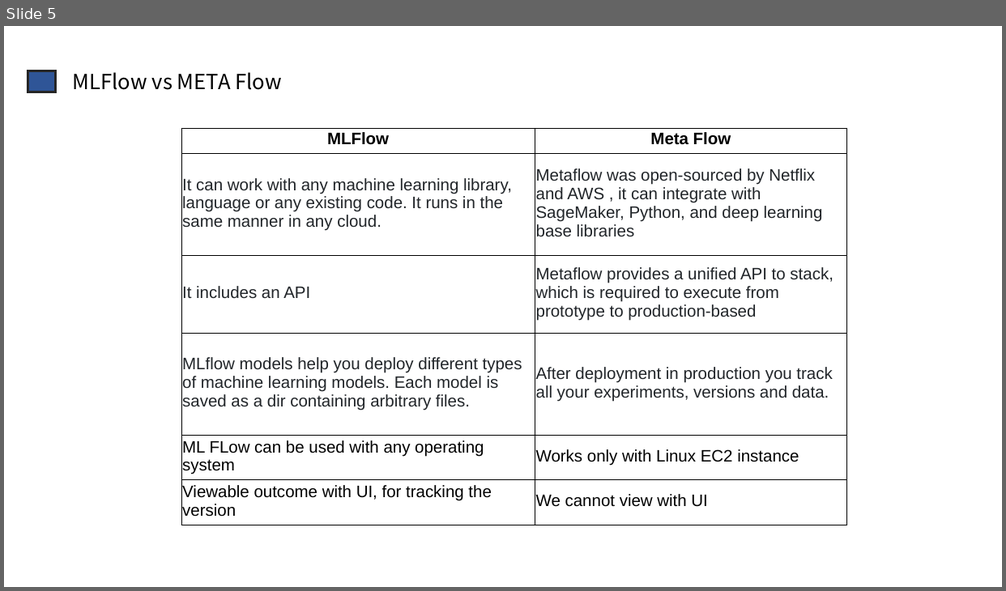
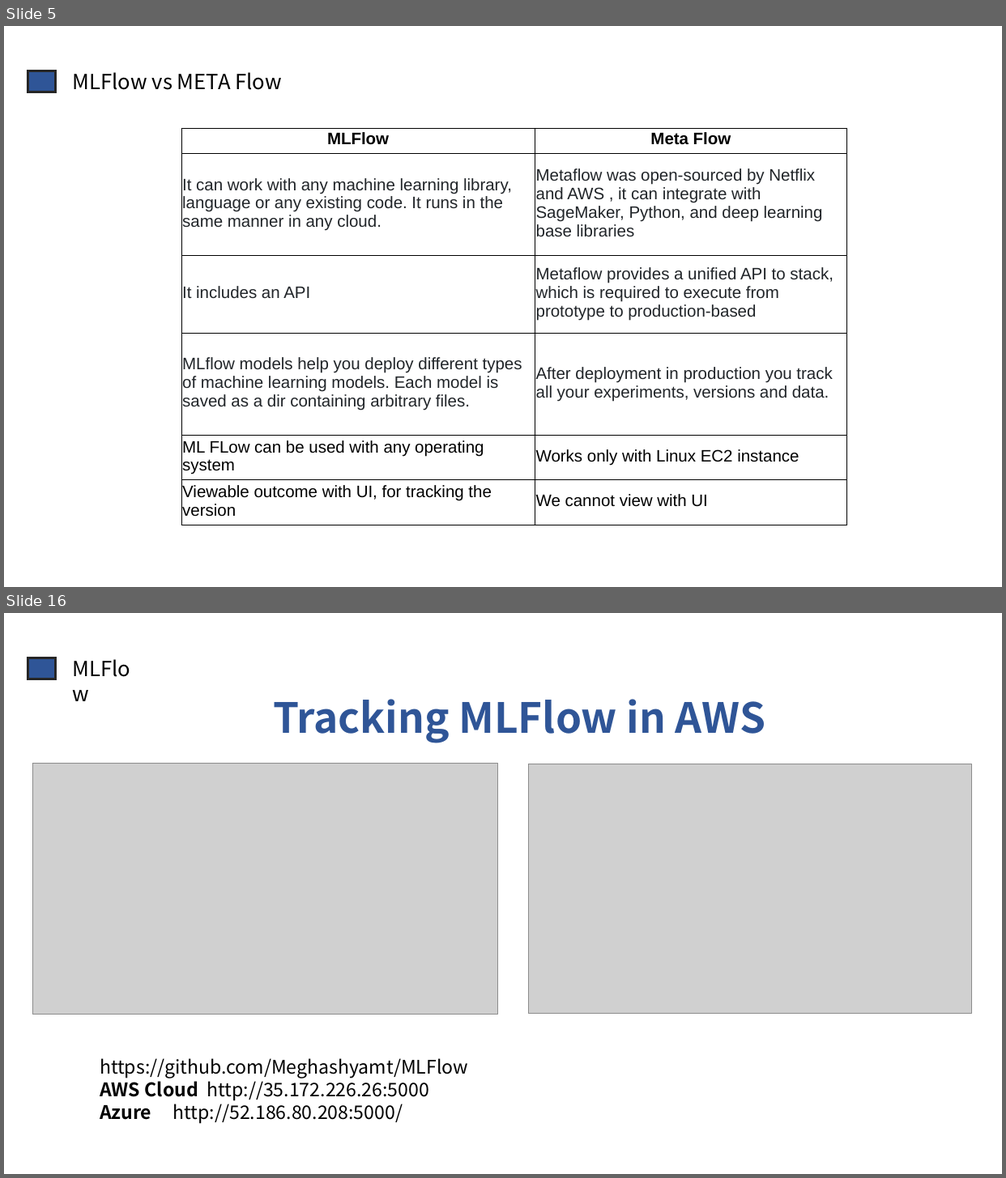
Before and after one commit to Meghashyamt/MLFlow, a slide deck: MFlow.pptx. Shown one above the other, each under a label of ours: slide 5 before the commit, slides 5 and 16 after it; the slides between them are not shown. The pictures are 1006x591 and 1006x1178 pixels, drawn with LibreOffice and Linux fonts; fonts in the diff are those of the drawing; grey boxes stand for pictures. Boxes give left, top, right and bottom in pixels: in the first picture for what was removed or moved away, otherwise in the second. Text is boxed around its words. In the diff, an @@ line names an element or a change of style, - is before the commit and + after.

```diff
--- a/MFlow.pptx
+++ b/MFlow.pptx
@@ slide 16 added at bbox=[4, 613, 1002, 1174], background #FFFFFF @@
@@ rectangle added at bbox=[28, 658, 56, 679], fill #2F5597, outline #262626 2.25 pt @@
@@ text added at bbox=[66, 652, 153, 685], 20 pt, text #000000 @@
+MLFlow
@@ text added at bbox=[273, 699, 766, 743], 40 pt, text #2F5597, bold @@
+Tracking MLFlow in AWS
@@ picture added at bbox=[32, 763, 497, 1014] @@
@@ picture added at bbox=[528, 764, 971, 1013] @@
@@ text added at bbox=[100, 1059, 468, 1123], 18 pt, text #000000 @@
+https://github.com/Meghashyamt/MLFlow
+AWS Cloud http://35.172.226.26:5000
+Azure http://52.186.80.208:5000/
```
Also in this commit, not shown: 1 slide changed, 11 other slides added, 1 slide removed, 1 other file.
